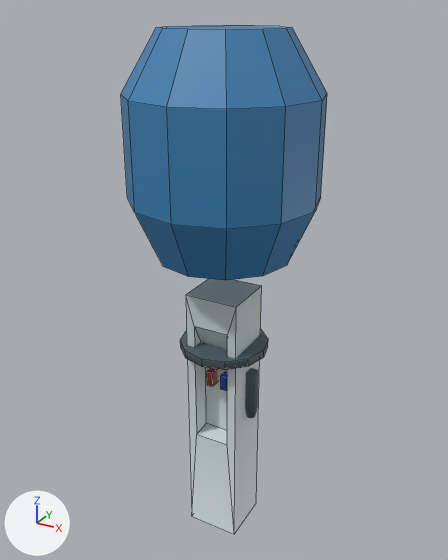
Two versions of the Blender file Assets/Pepsi/pepsi.blend, one commit apart.
The view is the same before and after, from a 50 mm camera at (9.7, -17.66, 12.72) aimed at (-0.21, 0.36, 3.71). Every picture has the same lights, and +X, +Y and +Z are marked at lower left. The first picture is the older version. Mesh edges are drawn as thin lines on the coarser meshes.
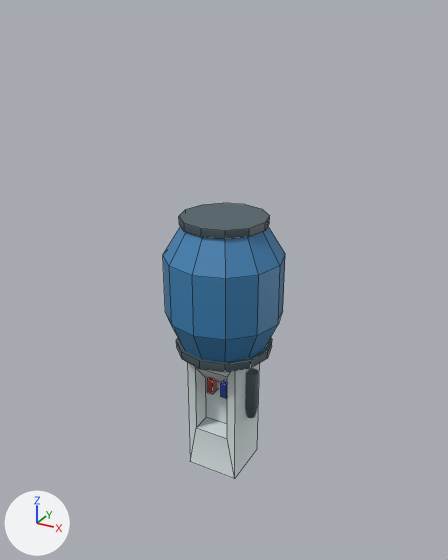
Where the newer file only moved an object's origin or applied its transform, the numbers keep the older frame.

Where the change shows, as pixel boxes (x1, y1, x2, y2) in the pictures (448 x 560 px):
'Cylinder.015', moved, rescaled
    before: (121, 26, 327, 280)
    after: (163, 227, 285, 362)
'Cube.041', reshaped, rescaled
    before: (186, 279, 262, 534)
    after: (187, 362, 260, 479)
'Cylinder.018', rescaled
    before: (180, 330, 268, 370)
    after: (176, 338, 272, 372)
'Cube.042', moved
    before: (207, 368, 217, 387)
    after: (207, 377, 217, 394)
'Cylinder.017', unchanged, uncovered by the edit
    after: (179, 203, 270, 239)

The change in detail:
me_cube_007 is used by ob_cube_041; location (0.0, 0.0, 0.0); scale (1.0, 1.0, 1.87).
me_cube_007 had 16 vertices, 14 faces and spanned x -1.0..1.0, y -1.0..1.0, z -3.56..1.87.
me_cube_007 now has 16 vertices, 14 faces and spans x -1.0..1.0, y -1.0..1.0, z -3.83..1.31.
me_cube_007 part 1: the whole mesh is rebuilt.
me_cylinder_016 is used by ob_cylinder_015; location (0.0, 0.0, 2.86); scale (1.53, 1.53, 1.51).
me_cylinder_016 had 48 vertices, 38 faces and spanned x -2.11..2.11, y -2.11..2.11, z 1.35..6.16.
me_cylinder_016 now has 48 vertices, 38 faces and spans x -1.39..1.39, y -1.39..1.39, z -1.0..2.16.
me_cylinder_016 part 2: the whole mesh is scaled about its middle by 0.658, then moved by (0.0, 0.0, -3.17).
me_cube_015 is used by ob_cube_042; location (0.0, 0.0, 0.0).
me_cube_015 had 8 vertices, 6 faces and spanned x -0.409..-0.17, y -0.596..0.246, z -0.272..0.309.
me_cube_015 now has 8 vertices, 6 faces and spans x -0.409..-0.17, y -0.596..0.246, z -0.608..-0.026.
me_cube_015 part 3: the whole mesh is moved by (0.0, 0.0, -0.335).
me_cylinder_019 is used by ob_cylinder_018; location (0.0, 0.0, 0.0).
me_cylinder_019 had 24 vertices, 14 faces and spanned x -1.62..1.62, y -1.62..1.62, z 1.19..1.5.
me_cylinder_019 now has 24 vertices, 14 faces and spans x -1.77..1.77, y -1.77..1.77, z 1.19..1.5.
me_cylinder_019 part 4: the whole mesh is scaled about its middle by (1.09, 1.09, 1).
Object 'Cube.041' (ob_cube_041) is rescaled from (1.0, 1.0, 1.87) to (1.0, 1.0, 1.0).
